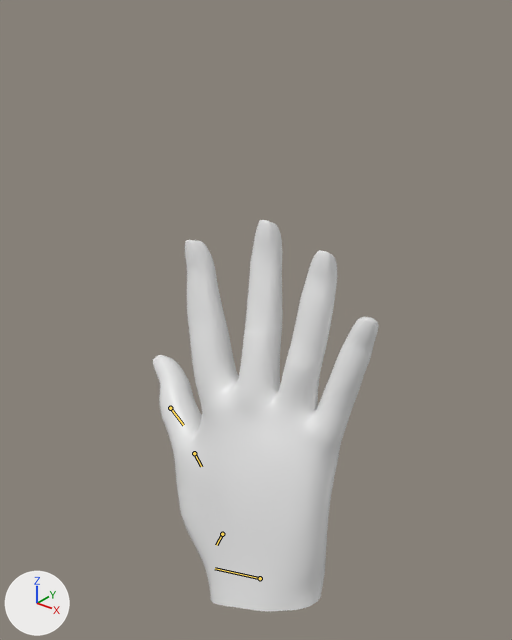
The FBX model Content/InputSimulation/InputSimulationHands.fbx as it was, and as the next commit left it.
The view is the same before and after, from a 50 mm camera at (0.221, -0.241, 0.113) aimed at (0.031, -0.003, -0.034). Lighting does not change. The marker at lower left points along +X, +Y and +Z. Both versions are drawn at frame 1 of the action 'Armature|PoseLib2'; the numbers are the values there. The bones that change are drawn over the model as lines.

Objects in the first picture: 'HandMesh2'.
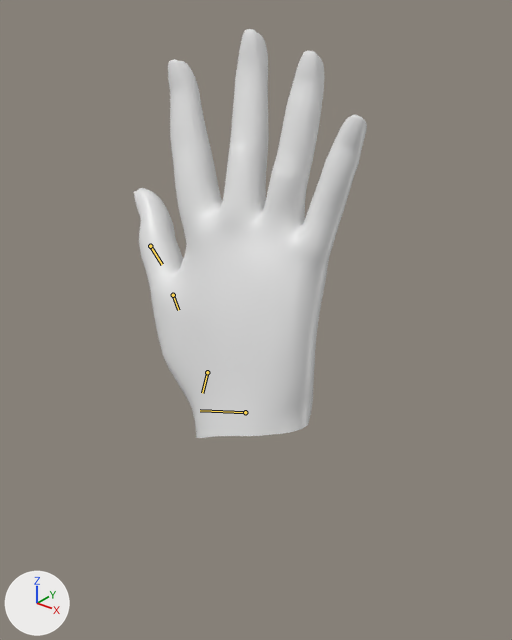
Boxes [x1, y1, x2, y2] around the edits, measured in the pictures (512 x 640 px):
'HandMesh2', posed
    before: [152, 220, 379, 611]
    after: [134, 29, 367, 438]
bone 'Wrist', root to tip
    before: (260, 578) to (215, 568)
    after: (245, 412) to (200, 410)
bone 'ThumbMetacarpal', root to tip
    before: (222, 534) to (216, 545)
    after: (207, 372) to (202, 393)
bone 'ThumbProximal', root to tip
    before: (194, 453) to (201, 466)
    after: (173, 295) to (178, 310)
bone 'ThumbDistal', root to tip
    before: (170, 408) to (183, 425)
    after: (150, 246) to (162, 264)

Diff of the bpy script that builds the scene:
```diff
--- a/Content/InputSimulation/InputSimulationHands.fbx.py
+++ b/Content/InputSimulation/InputSimulationHands.fbx.py
@@ bone_wrist @@
 bone_wrist = bpy.data.objects['Armature'].pose.bones['Wrist']  # child of 'Root'
-bone_wrist.location = (-17.26, -0.73, -0.56)
+bone_wrist.location = (-8.94, -1.28, -0.41)
@@ bone_thumbmetacarpal @@
 bone_thumbmetacarpal = bpy.data.objects['Armature'].pose.bones['ThumbMetacarpal']  # child of 'Wrist'
-bone_thumbmetacarpal.rotation_quaternion = (1.0, 0.0, 0.0, 0.0)  # degrees (0, 0, 0)
+bone_thumbmetacarpal.rotation_quaternion = (0.998, -0.014, -0.041, -0.041)  # degrees (-1, -5, -5)
@@ bone_thumbproximal @@
 bone_thumbproximal = bpy.data.objects['Armature'].pose.bones['ThumbProximal']  # child of 'ThumbMetacarpal'
-bone_thumbproximal.rotation_quaternion = (0.991, 0.02, 0.001, 0.135)  # degrees (2, 0, 15)
+bone_thumbproximal.rotation_quaternion = (0.994, 0.014, 0.073, 0.084)  # degrees (2, 8, 10)
@@ bone_thumbdistal @@
 bone_thumbdistal = bpy.data.objects['Armature'].pose.bones['ThumbDistal']  # child of 'ThumbProximal'
-bone_thumbdistal.rotation_quaternion = (0.997, 0.0, 0.037, 0.065)  # degrees (0, 4, 8)
+bone_thumbdistal.rotation_quaternion = (0.998, 0.001, 0.041, 0.041)  # degrees (0, 5, 5)
```
